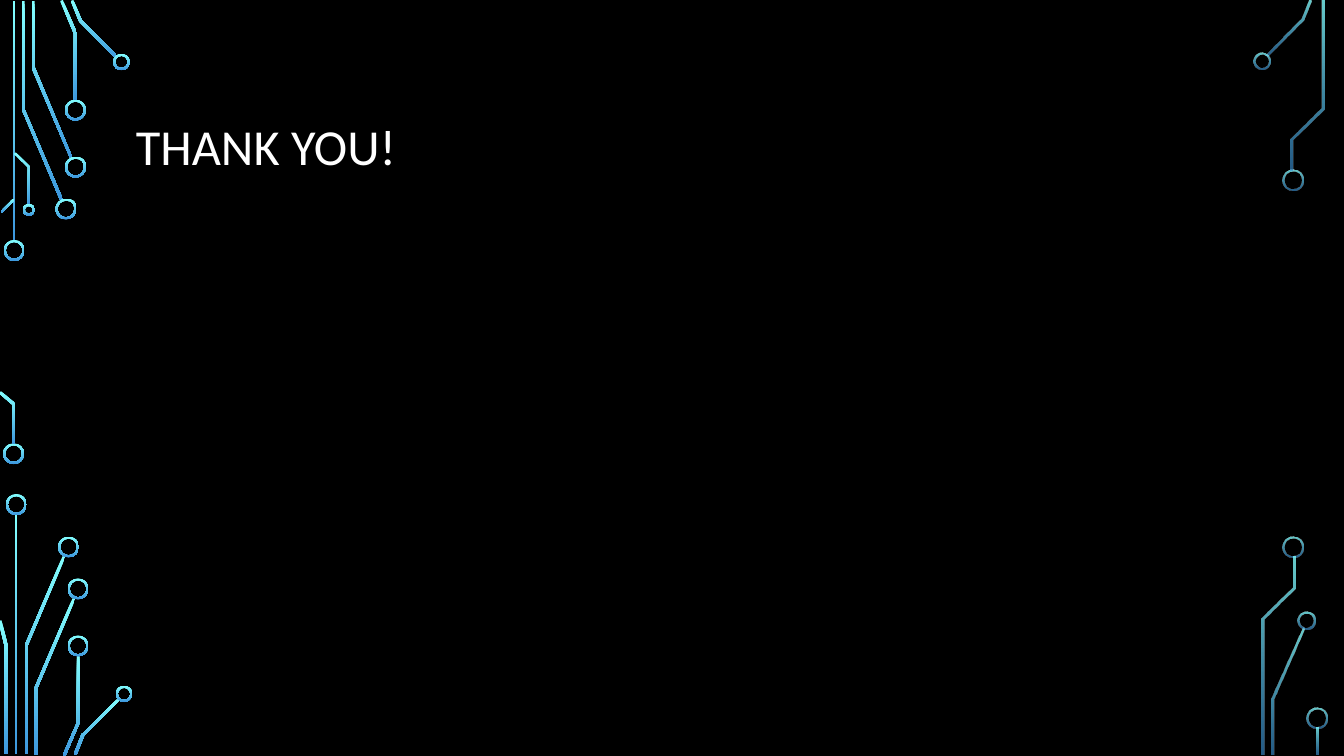
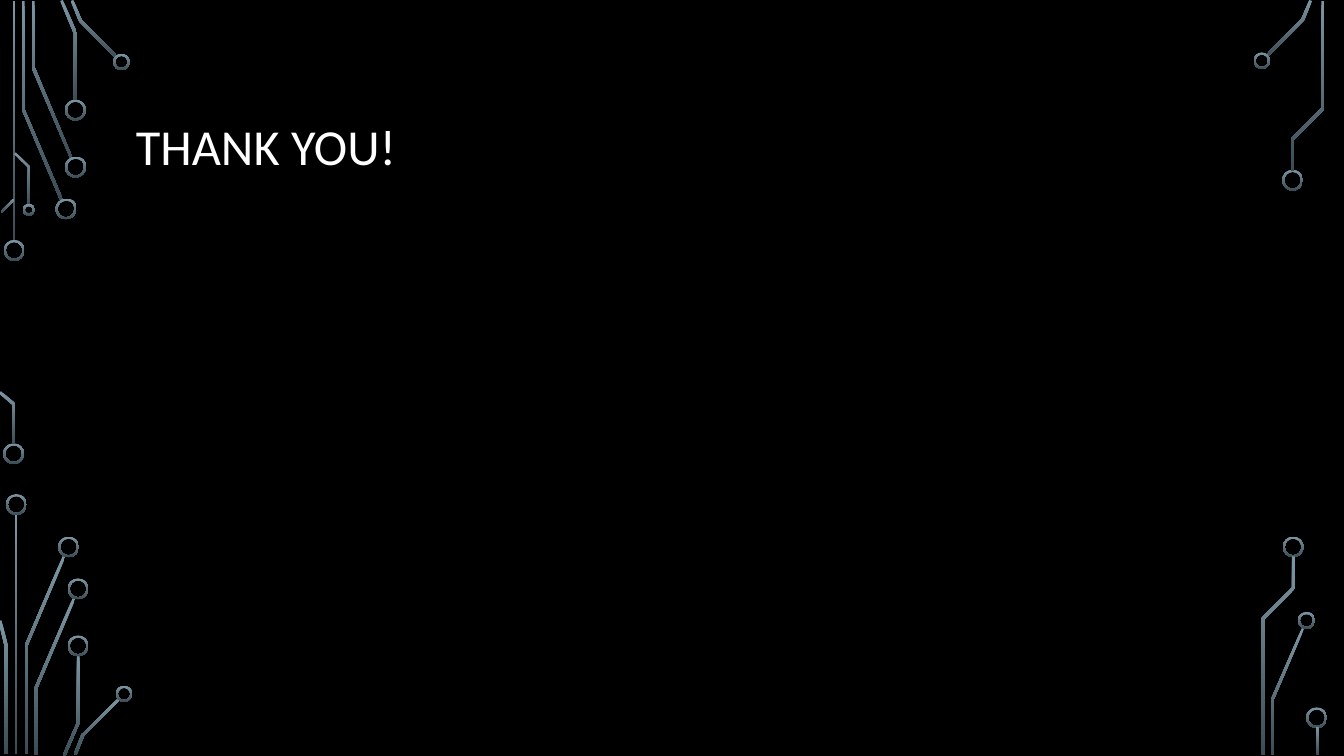
Before and after one commit to hzhi54/Cars_Price_Regression_Project, a slide deck: slide 10 of Presentation.pptx. Drawn at 1344x756 pixels with LibreOffice and Linux fonts; fonts in the diff are those of the drawing; background and template pictures are left out. Boxes give left, top, right and bottom in pixels: in the first picture for what was removed or moved away, otherwise in the second. Text is boxed around its words. In the diff, an @@ line names an element or a change of style, - is before the commit and + after.

```diff
--- a/Presentation.pptx
+++ b/Presentation.pptx
@@ fill gradient #82FFFF to #3D97DE to gradient #7C96A3 to #3B4C54 in 36 elements at (4, 240, 25, 261), (3, 444, 24, 465), (22, 1, 63, 201), (55, 199, 77, 220), (31, 1, 72, 158), (60, 0, 78, 101), (65, 156, 86, 177), (65, 100, 86, 121), (71, 0, 117, 58), (113, 53, 131, 70), (1, 199, 15, 213), (0, 391, 15, 445), (14, 152, 30, 205), (22, 204, 34, 216), (15, 514, 18, 755), (24, 556, 65, 754), (6, 494, 27, 515), (0, 620, 7, 754), (58, 536, 80, 558), (34, 598, 76, 755), (63, 655, 80, 756), (68, 579, 89, 600), (68, 635, 89, 656), (74, 698, 120, 755), (116, 686, 133, 702), (1266, 0, 1313, 56), (1253, 52, 1270, 70), (1282, 169, 1304, 191), (1271, 628, 1305, 755), (1299, 612, 1316, 629), (1292, 1, 1325, 171), (1284, 536, 1305, 558), (1261, 557, 1296, 755), (1307, 708, 1328, 729), (1317, 727, 1320, 755), (12, 1, 15, 242) @@
```
Also in this commit, not shown: 9 other slides changed, 5 other files.
